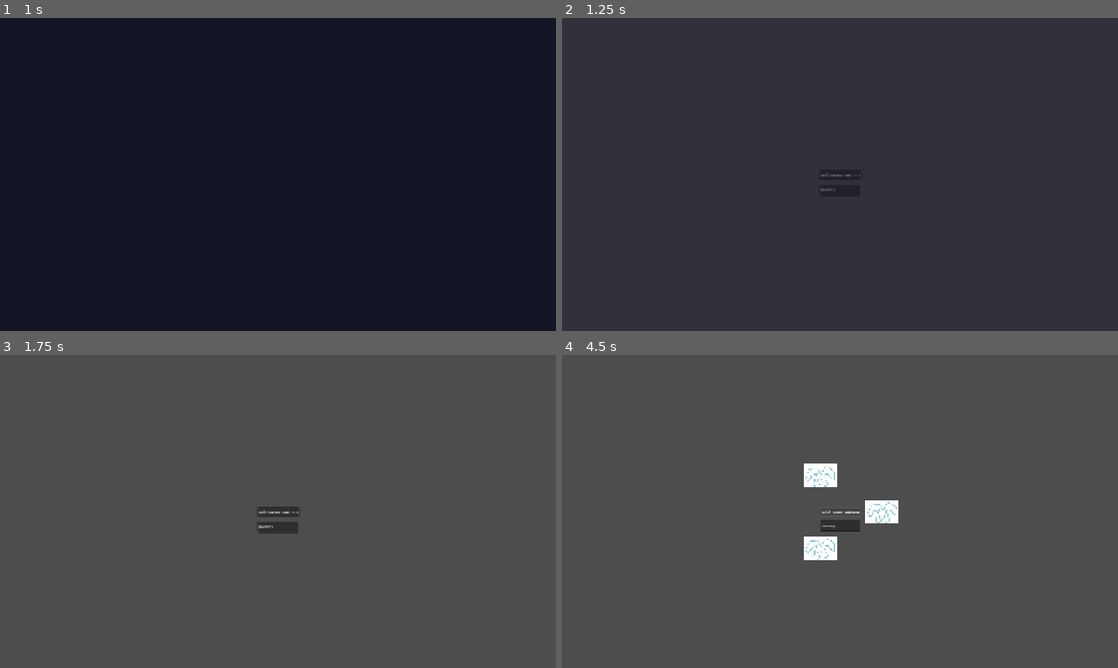
Above: before the commit, frames 1-4 (two rows, left to right).
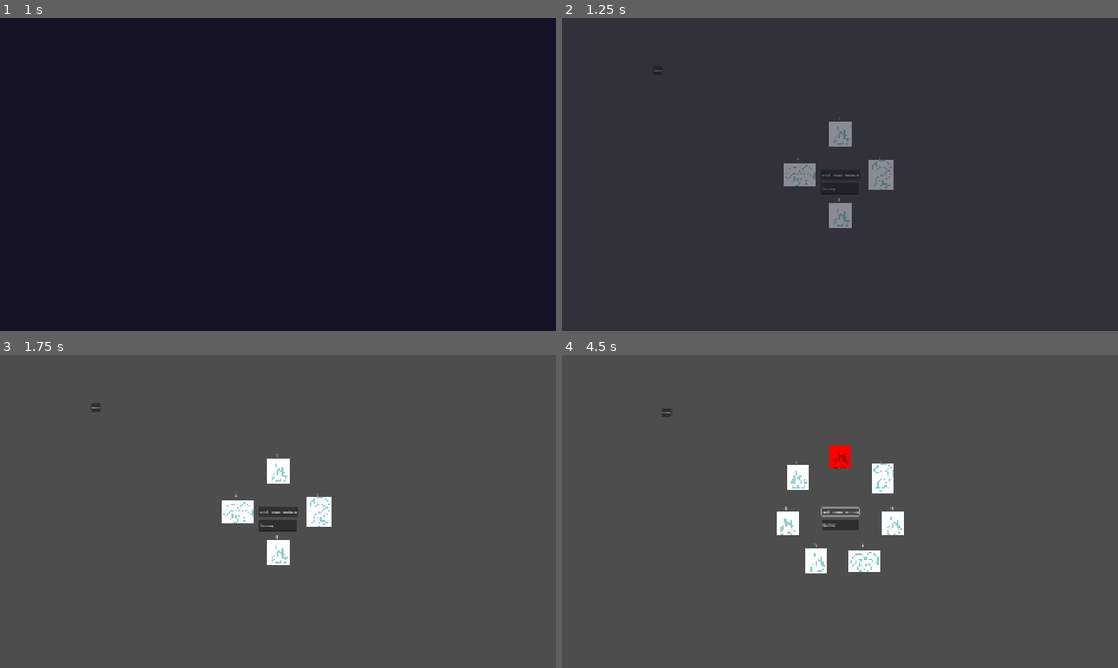
Above: after the commit, the same moments.

Repository: elliotfontaine/gmtk-2025-submission
Game: Godot game, scene res://main.tscn
Two runs of this game, one before a commit and one after it. Both use one fixed random seed, a clock stepped at 60 frames per second and the inputs below. The engine's default icon, where the game draws it, is replaced by a stand-in: a white triangle on a blue panel in a dark square.
Inputs (mouse positions are in pixels of both pictures, inside the frame that each line leads up to):
- Up to frame 1 (1 s): click "play." at 0.5 s
- Up to frame 2 (1.25 s): no input
- Up to frame 3 (1.75 s): click (94, 408) at 1.25 s, where only the run after the commit has a clickable "run"
- Up to frame 4 (4.5 s): click "add new creature" at 2 s; click "add new creature" at 2.75 s; click (662, 411) at 3.5 s, where only the run after the commit has a clickable "run"; click "add new creature" at 4.25 s

Frame 1 is identical in both runs. In frame 2, 1.6% of the frame differs, in the area x 16-60%, y 16-68%; in frame 3, 1.7%; in frame 4, 3.3%, in the area x 18-62%, y 17-70%.

Commit message:
actions and running the loop

Diff:
--- a/creature.gd
+++ b/creature.gd
@@ -1,4 +1,9 @@
 extends Node2D
 class_name Creature
 
-var type :String
+@onready var label: Label = %Label
+
+var data :SpeciesData
+
+func _ready() -> void:
+	label.text = name
--- a/creature.tscn
+++ b/creature.tscn
@@ -9,3 +9,11 @@
 [node name="Sprite2D" type="Sprite2D" parent="."]
 scale = Vector2(0.5, 0.5)
 texture = ExtResource("2_nugsn")
+
+[node name="Label" type="Label" parent="."]
+unique_name_in_owner = true
+offset_left = -10.0
+offset_top = -72.0
+offset_right = 30.0
+offset_bottom = -49.0
+text = "1"
--- a/species_data.gd
+++ b/species_data.gd
@@ -4,9 +4,11 @@
 @export var id :String
 @export var title :String
 
-enum TYPES {small, medium, large, plant, animal, insect}
+enum TYPES {plant, animal, insect, mushroom}
+@export var type :TYPES
 
-@export var type :Array[TYPES]
+enum SIZES {small, medium, large}
+@export var size :SIZES
 
 @export var texture :CompressedTexture2D
 
--- a/species_info/bunny.tres
+++ b/species_info/bunny.tres
@@ -7,6 +7,10 @@
 script = ExtResource("1_nnalx")
 id = "bunny"
 title = "Bunny"
-type = Array[int]([0, 4])
+type = 1
+size = 0
 texture = ExtResource("2_nnalx")
+rarity = 0
+range = 0
+value = 0
 metadata/_custom_type_script = "uid://mow41h46xu2s"
--- a/species_info/worm.tres
+++ b/species_info/worm.tres
@@ -7,6 +7,10 @@
 script = ExtResource("1_vxgyw")
 id = "worm"
 title = "Worm"
-type = Array[int]([0, 5])
+type = 1
+size = 0
 texture = ExtResource("2_vxgyw")
+rarity = 0
+range = 0
+value = 0
 metadata/_custom_type_script = "uid://mow41h46xu2s"
--- a/world.gd
+++ b/world.gd
@@ -1,10 +1,6 @@
 extends Node2D
 
 const CREATURE = preload("res://creature.tscn")
-
-const BUNNY = preload("res://assets/bunny.png")
-const GRASS = preload("res://assets/grass.png")
-const WORM = preload("res://assets/worm.png")
 
 const minimum_loop_size :int = 150
 
@@ -13,19 +9,20 @@
 
 var creatures :Array[Creature]
 
+var iterator :int
 
-func add_creature(nb:int,type:String) -> void:
+func add_creature(nb:int,data:SpeciesData,pos:int=-1) -> void:
 	for i in nb:
 		var new_creature := CREATURE.instantiate()
+		if pos == -1:
+			creatures.append(new_creature)
+		else:
+			creatures.insert(pos,new_creature)
+		new_creature.data = data
+		new_creature.get_child(0).texture = data.texture
+		new_creature.name = str(creatures.size())
 		add_child(new_creature)
-		creatures.append(new_creature)
-		new_creature.type = type
-		if type == "bunny":
-			new_creature.get_child(0).texture = BUNNY
-		elif type == "worm":
-			new_creature.get_child(0).texture = WORM
-		else:
-			new_creature.get_child(0).texture = GRASS
+		print("creating %s at %s"%[new_creature.name,pos])
 
 	update_creature_positions()
 
@@ -35,7 +32,7 @@
 	var creature_amount = creatures.size()
 	var i :int = 0
 	for creature :Creature in creatures:
-		var angle = (2 * PI * i) / creature_amount
+		var angle = ((2 * PI * i) / creature_amount) - PI/2
 		i+= 1
 		creature.position.x = max(30*creature_amount,minimum_loop_size) * cos(angle)
 		creature.position.y = max(30*creature_amount,minimum_loop_size) * sin(angle)
@@ -44,13 +41,120 @@
 	var zoom :float = max(1.0 - (0.015 * creature_amount),0.3)
 	camera_2d.zoom = Vector2(zoom,zoom)
 
+func _ready() -> void:
+	add_creature(1,load("res://species_info/grass.tres"))
+	add_creature(1,load("res://species_info/worm.tres"))
+	add_creature(1,load("res://species_info/grass.tres"))
+	add_creature(1,load("res://species_info/bunny.tres"))
+
 
 func _on_button_add_pressed() -> void:
-	add_creature(1,text_edit.text)
+	#add_creature(1,load("res://species_info/bunny.tres"))
+	add_creature(1,load("res://species_info/grass.tres"))
 
+func _on_button_run_pressed() -> void:
+	run_loop()
 
 func run_loop() -> void:
-	for creature :Creature in creatures:
-		#do creature's action here
-		#creature.do_action
-		pass
+	iterator = 0
+	while iterator < creatures.size():
+		var creature = creatures[iterator]
+		creature.modulate = Color.RED
+		await get_tree().create_timer(1.0).timeout
+		print(creature.name)
+		##do creature's actions here
+		match creature.data.id:
+			"bunny":
+				if eat(creature,1,[SpeciesData.TYPES.plant]):
+					await get_tree().create_timer(1.0).timeout
+					update_creature_positions()
+					await get_tree().create_timer(1.0).timeout
+					add_creature(1,load("res://species_info/bunny.tres"),creatures.find(creature))
+					iterator += 1
+				else:
+					die(creature)
+					await get_tree().create_timer(1.0).timeout
+					update_creature_positions()
+					await get_tree().create_timer(1.0).timeout
+			"grass":
+				if not check_neighbours_types(creature,1,[SpeciesData.TYPES.plant]):
+					add_creature(1,load("res://species_info/grass.tres"),creatures.find(creature))
+					iterator += 1
+					await get_tree().create_timer(1.0).timeout
+					update_creature_positions()
+					await get_tree().create_timer(1.0).timeout
+				else:
+					pass
+		if creature:
+			creature.modulate = Color.WHITE
+		iterator += 1
+
+##"who" eats neighbours of the specified type in range
+func eat(who:Creature,range:int,diet:Array[SpeciesData.TYPES]) -> bool:
+	var neighbours :Array[Creature] = get_neighbours_in_range(who,range)
+	var target :Creature
+	for creature :Creature in neighbours:
+		if creature.data.type in diet:
+			target = creature
+	if target:
+		var index_who = posmod(creatures.find(who), creatures.size())
+		var index_tar = posmod(creatures.find(target), creatures.size())
+		var forward_distance = posmod(index_tar - index_who, creatures.size())
+		var backward_distance = posmod(index_who - index_tar, creatures.size())
+		if forward_distance <= backward_distance:
+			#iterator -= 1
+			pass
+		else:
+			iterator -= 1
+
+		creatures.erase(target)
+		target.queue_free()
+
+		return true
+	else:
+		return false
+
+##"who" spontaneously dies
+func die(who:Creature) -> void:
+	iterator -= 1
+	creatures.erase(who)
+	who.queue_free()
+
+##checks whether "who" has a neighbour of "condition" type
+func check_neighbours_types(who:Creature,range:int,condition:Array[SpeciesData.TYPES]) -> bool:
+	var neighbours :Array[Creature] = get_neighbours_in_range(who,range)
+	var target :Creature
+	for creature :Creature in neighbours:
+		if creature.data.type in condition:
+			return true
+	return false
+
+func get_neighbours_in_range(who:Creature,range:int) -> Array[Creature]:
+	var origin :int = creatures.find(who)
+	var targets_in_range :Array[Creature]
+	print("getting %s's neighbours:"%[who.name])
+	##exception if range covers the whole loop:
+	if range*2 >= creatures.size():
+		targets_in_range = creatures.duplicate()
+		targets_in_range.erase(who)
+	else:
+		for i :int in range:
+			for sign :int in [-1,1]:
+				#print(i)
+				var position_to_check :int = origin + ((i+1)*sign)
+				#print(position_to_check)
+				##regular
+				if position_to_check < creatures.size() and position_to_check >= 0:
+					pass
+				##wrap around on the rightmost edge of the array:
+				elif position_to_check >= 0:
+					position_to_check -= creatures.size()
+				##wrap around on the leftmost edge of the array:
+				elif position_to_check < creatures.size():
+					position_to_check += creatures.size()
+
+				#print("  ->",position_to_check)
+				if not creatures[position_to_check] in targets_in_range:
+					targets_in_range.append(creatures[position_to_check])
+	#print(targets_in_range)
+	return targets_in_range
--- a/world.tscn
+++ b/world.tscn
@@ -32,4 +32,12 @@
 placeholder_text = "bunny"
 metadata/_edit_use_anchors_ = true
 
+[node name="ButtonRun" type="Button" parent="."]
+offset_left = -688.0
+offset_top = -400.0
+offset_right = -652.0
+offset_bottom = -369.0
+text = "run"
+
 [connection signal="pressed" from="ButtonAdd" to="." method="_on_button_add_pressed"]
+[connection signal="pressed" from="ButtonRun" to="." method="_on_button_run_pressed"]
